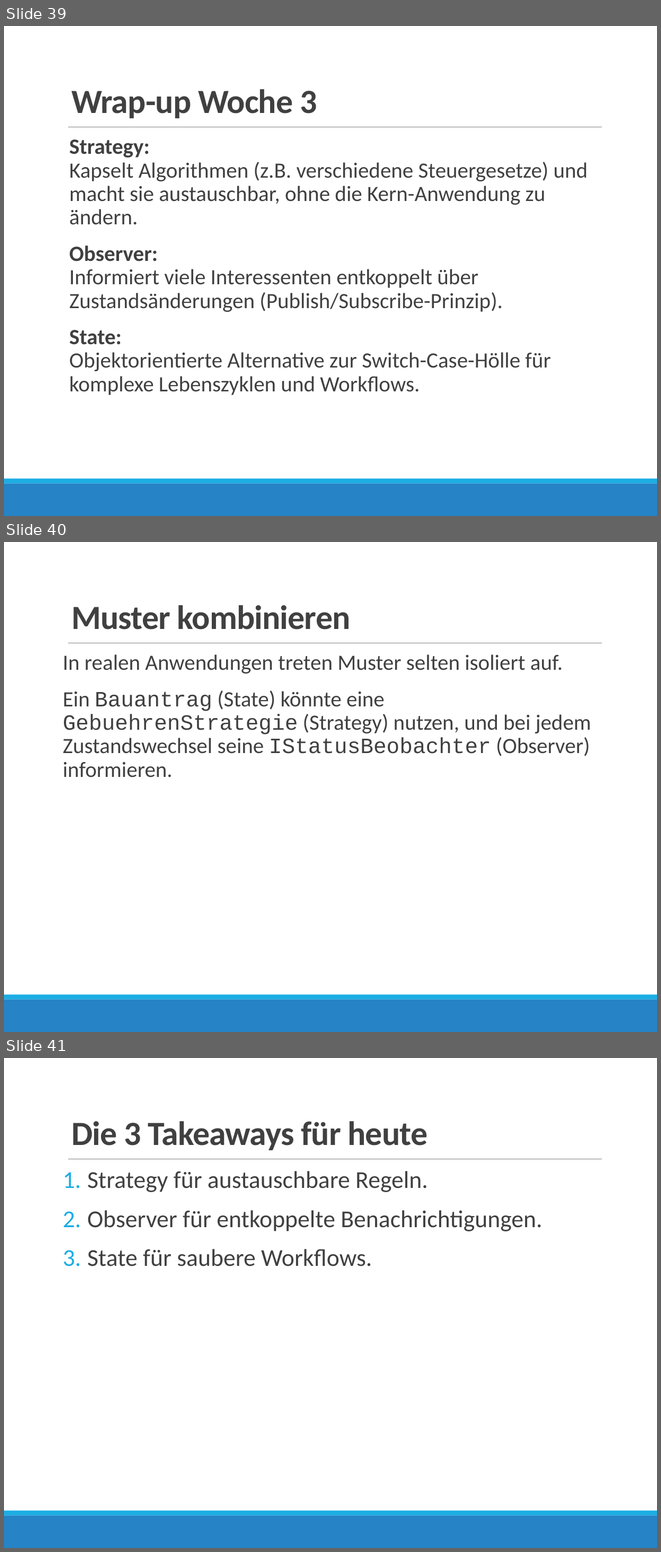
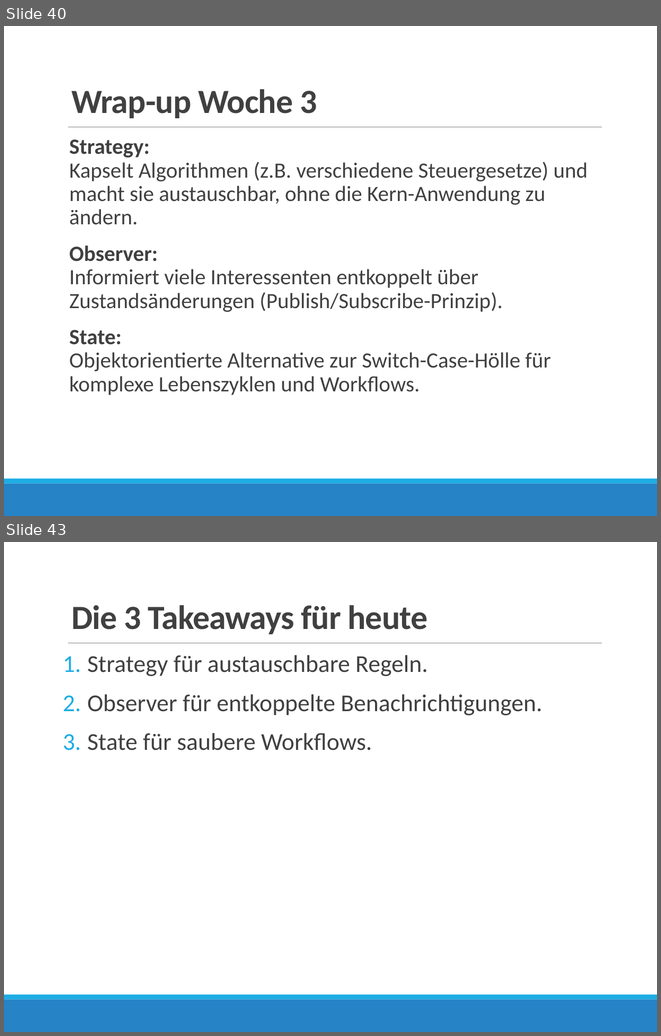
Before and after one commit to borleias/VIB_OOP_Neuplanung, a slide deck: Woche_3_DesignPatterns_II/03_Design_Patterns_II_v01.pptx. Shown one above the other, each under a label of ours: slides 39, 40 and 41 before the commit, slides 40 and 43 after it; the slides between them are not shown. The pictures are 661x1552 and 661x1036 pixels, drawn with LibreOffice and Linux fonts; fonts in the diff are those of the drawing. Boxes give left, top, right and bottom in pixels: in the first picture for what was removed or moved away, otherwise in the second. Text is boxed around its words. In the diff, an @@ line names an element or a change of style, - is before the commit and + after.

```diff
--- a/Woche_3_DesignPatterns_II/03_Design_Patterns_II_v01.pptx
+++ b/Woche_3_DesignPatterns_II/03_Design_Patterns_II_v01.pptx
@@ slide 40 removed at (4, 542, 657, 1032), background #FFFFFF; not listed: 3 template elements that a slide beside it also shows @@
@@ title removed at (71, 605, 351, 629) @@
-Muster kombinieren
@@ text removed at (63, 654, 591, 777) @@
-In realen Anwendungen treten Muster selten isoliert auf.
-Ein Bauantrag (State) könnte eine GebuehrenStrategie (Strategy) nutzen, und bei jedem Zustandswechsel seine IStatusBeobachter (Observer) informieren.
@@ what was slide 39 is now slide 40 @@
@@ what was slide 41 is now slide 43 @@
```
Also in this commit, not shown: 7 slides changed, 3 slides added, 15 other files.
